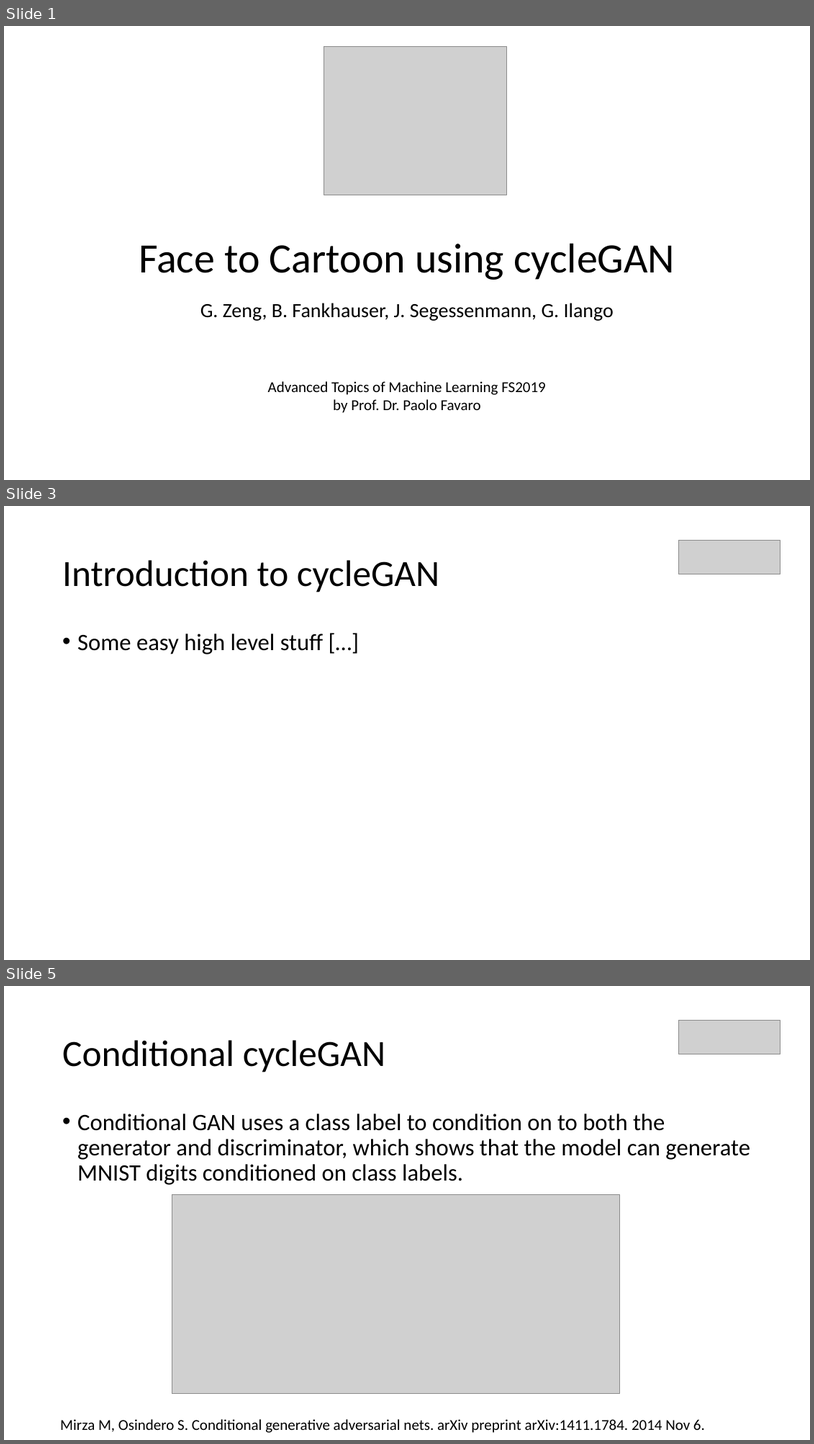
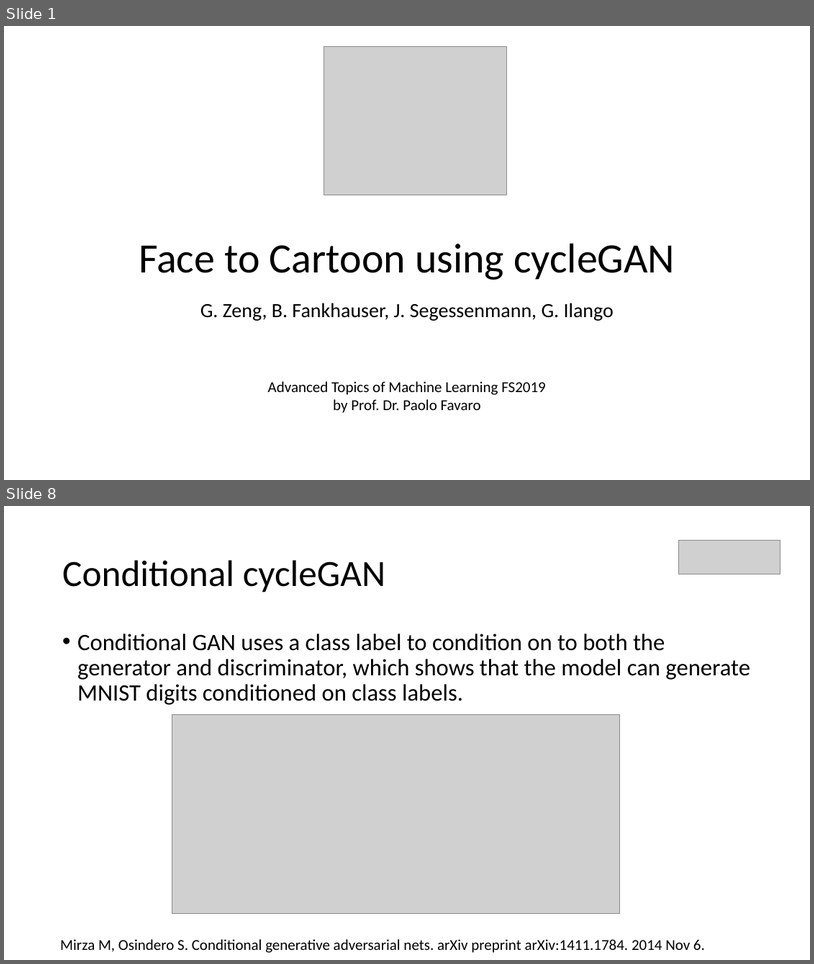
Before and after one commit to fs2019-atml/face-to-cartoon, a slide deck: Presentation_FaceToCartoon.pptx. Shown one above the other, each under a label of ours: slides 1, 3 and 5 before the commit, slides 1 and 8 after it; the slides between them are not shown. The pictures are 814x1444 and 814x964 pixels, drawn with LibreOffice and Linux fonts; fonts in the diff are those of the drawing; grey boxes stand for pictures. Boxes give left, top, right and bottom in pixels: in the first picture for what was removed or moved away, otherwise in the second. Text is boxed around its words. In the diff, an @@ line names an element or a change of style, - is before the commit and + after.

```diff
--- a/Presentation_FaceToCartoon.pptx
+++ b/Presentation_FaceToCartoon.pptx
@@ slide 3 removed at [4,506,810,960], background #FFFFFF @@
@@ picture removed at [679,541,781,574] @@
@@ title removed at [62,560,440,592] @@
-Introduction to cycleGAN
@@ text removed at [77,633,323,654] @@
-• Some easy high level stuff […]
@@ what was slide 5 is now slide 8 @@
```
Also in this commit, not shown: 3 slides changed, 6 slides added, 2 other slides removed, 1 other file.
